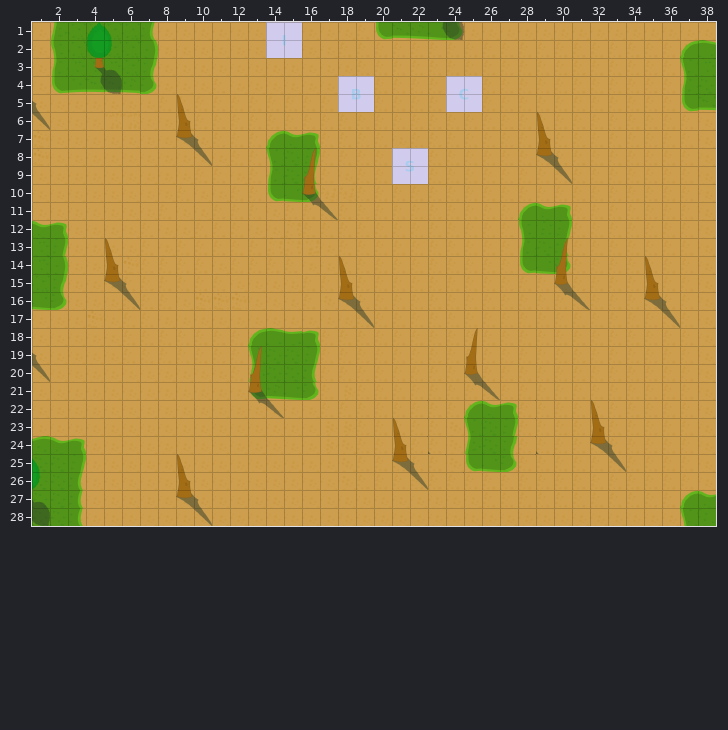
One commit to this Tiled map: android/assets/map1.tmx. That is the earlier state.
Cells are 50x50 px. Shown: x 1..38, y 1..28.
And afterwards:
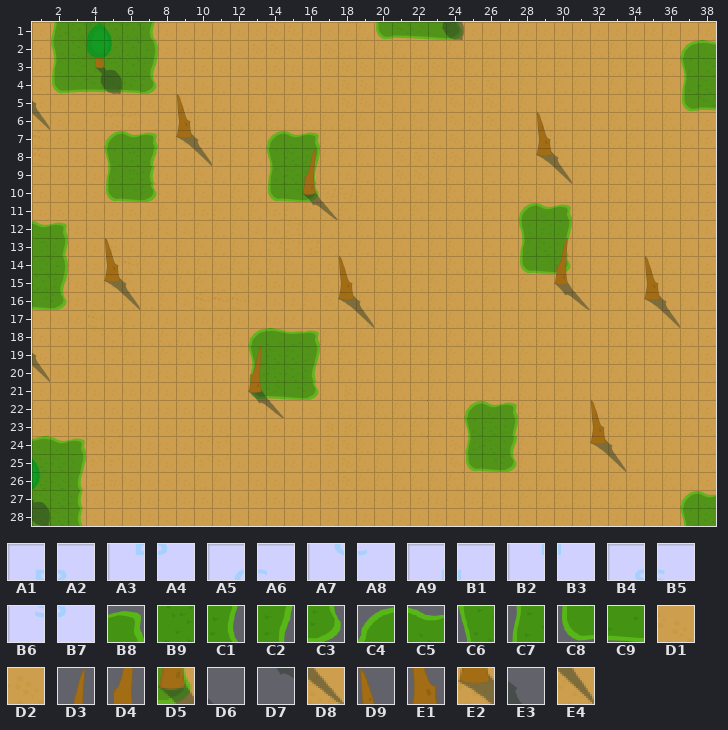
Key: from "B": A1 0, A2 1, A3 2, A4 3; from "C": A5 0, A6 1, A7 2, A8 3; from "I": A9 0, B1 1, B2 2, B3 3; from "S": B4 0, B5 1, B6 2, B7 3; from "green": B8 2, B9 4, C1 8, C2 14, C3 17, C4 19, C5 21, C6 22, C7 31, C8 34, C9 36; from "ground_full": D1 0, D2 1; from "treedie1": D3 0, D4 2, D5 3, D6 4, D7 5, D8 6; from "treedie2": D9 0, E1 2, E2 3, E3 4, E4 6.
__ is an empty cell, .. an unchanged one.
See-through tiles are keyed as they look on the map.
From old to new:
--- layer "ground"
@@ x 18..18 @@
- 4 D1
- 5 D1
+ 4 D2
+ 5 D2
--- layer "ground2"
@@ x 14..15 @@
- 1 A9 B1
- 2 B2 B3
+ 1 D2 D2
+ 2 D2 D2
@@ x 18..25 @@
- 4 A1 A2 .. .. .. .. A5 A6
- 5 A3 A4 .. .. .. .. A7 A8
+ 4 D2 D2 .. .. .. .. D2 D2
+ 5 D2 D2 .. .. .. .. D2 D2
@@ x 5..22 @@
- 7 __ __ __ .. .. .. .. .. .. .. .. .. .. .. .. .. .. ..
- 8 __ __ __ .. .. .. .. .. .. .. .. .. .. .. .. .. B4 B5
- 9 __ __ __ .. .. .. .. .. .. .. .. .. .. .. .. .. B6 B7
-10 __ __ __ .. .. .. .. .. .. .. .. .. .. .. .. .. .. ..
+ 7 C4 C5 B8 .. .. .. .. .. .. .. .. .. .. .. .. .. .. ..
+ 8 C6 B9 C2 .. .. .. .. .. .. .. .. .. .. .. .. .. D2 D2
+ 9 C7 B9 C1 .. .. .. .. .. .. .. .. .. .. .. .. .. D2 D2
+10 C8 C9 C3 .. .. .. .. .. .. .. .. .. .. .. .. .. .. ..
--- layer "tree"
@@ x 25..26 @@
-18 D3 ..
-19 D4 ..
-20 D5 D6
-21 D7 D8
+18 __ ..
+19 __ ..
+20 __ __
+21 __ __
@@ x 9..29 @@
-23 .. .. .. .. .. .. .. .. .. .. .. .. D9 .. .. .. .. .. .. .. ..
-24 .. .. .. .. .. .. .. .. .. .. .. .. E1 .. D6 .. .. .. .. .. D6
-25 D9 .. .. .. .. .. .. .. .. .. .. .. E2 E3 .. .. .. .. .. .. ..
-26 E1 .. .. .. .. .. .. .. .. .. .. .. .. E4 .. .. .. .. .. .. ..
-27 E2 E3 .. .. .. .. .. .. .. .. .. .. .. .. .. .. .. .. .. .. ..
-28 .. E4 .. .. .. .. .. .. .. .. .. .. .. .. .. .. .. .. .. .. ..
+23 .. .. .. .. .. .. .. .. .. .. .. .. __ .. .. .. .. .. .. .. ..
+24 .. .. .. .. .. .. .. .. .. .. .. .. __ .. __ .. .. .. .. .. __
+25 __ .. .. .. .. .. .. .. .. .. .. .. __ __ .. .. .. .. .. .. ..
+26 __ .. .. .. .. .. .. .. .. .. .. .. .. __ .. .. .. .. .. .. ..
+27 __ __ .. .. .. .. .. .. .. .. .. .. .. .. .. .. .. .. .. .. ..
+28 .. __ .. .. .. .. .. .. .. .. .. .. .. .. .. .. .. .. .. .. ..
